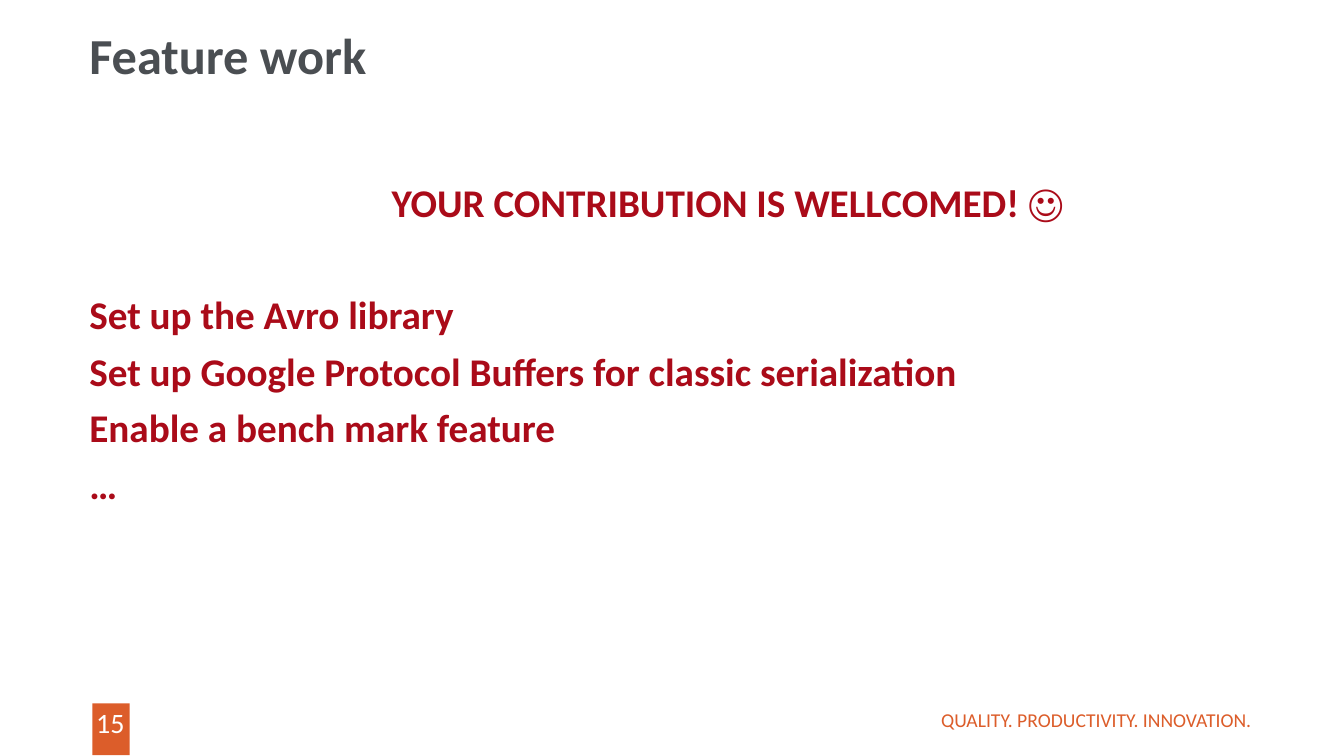
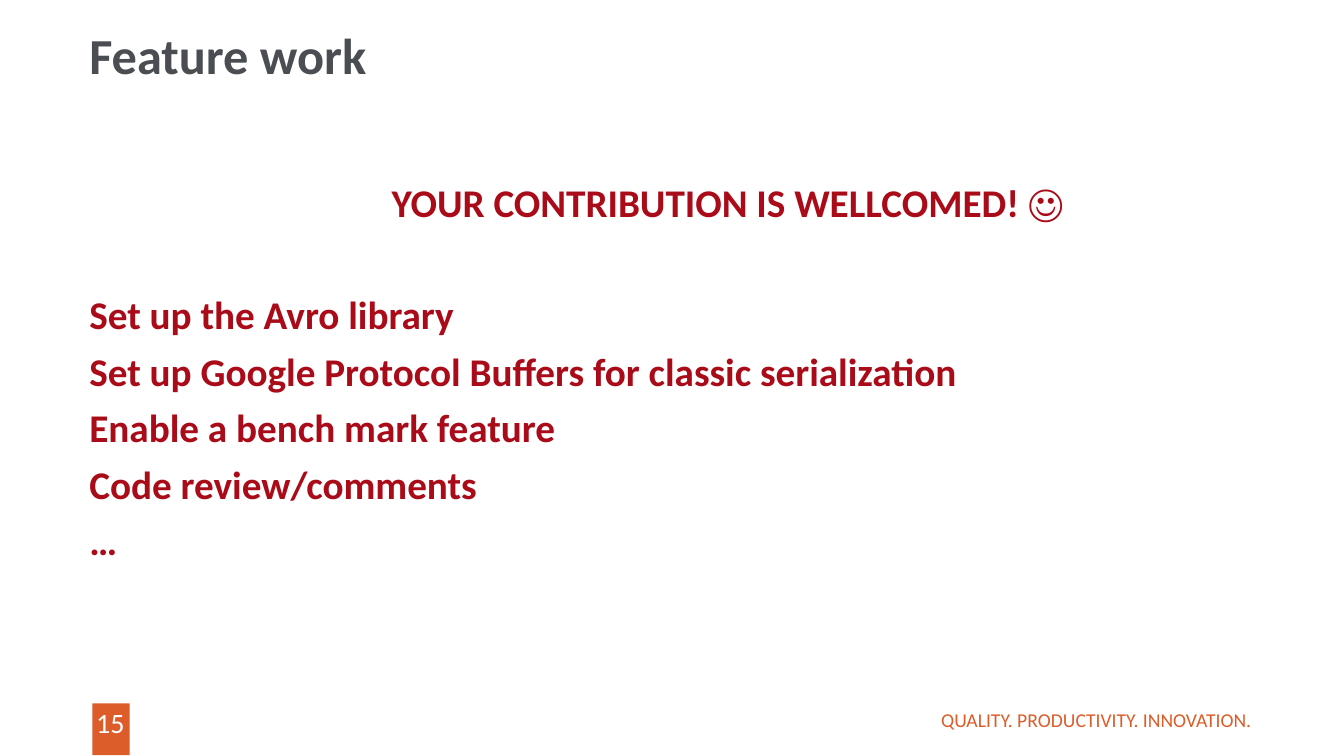
Before and after one commit to LiviuSosu/Serialization, a slide deck: slide 15 of Protocol buffers.pptx. Drawn at 1344x756 pixels with LibreOffice and Linux fonts; fonts in the diff are those of the drawing; background and template pictures are left out. Boxes give left, top, right and bottom in pixels: in the first picture for what was removed or moved away, otherwise in the second. Text is boxed around its words. In the diff, an @@ line names an element or a change of style, - is before the commit and + after.

Commit message:
updated the presentation

```diff
--- a/Protocol buffers.pptx
+++ b/Protocol buffers.pptx
@@ text at (89,471,477,501): paragraph added @@
+Code review/comments
```
